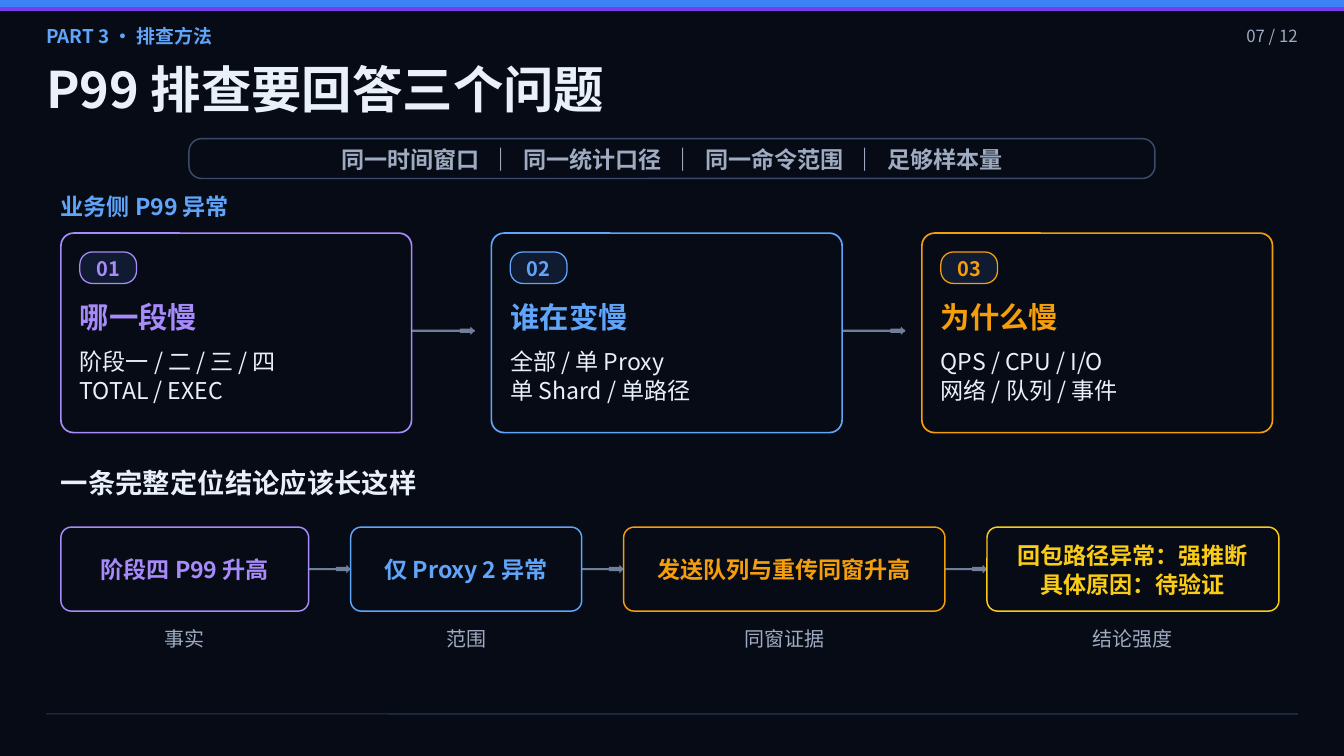
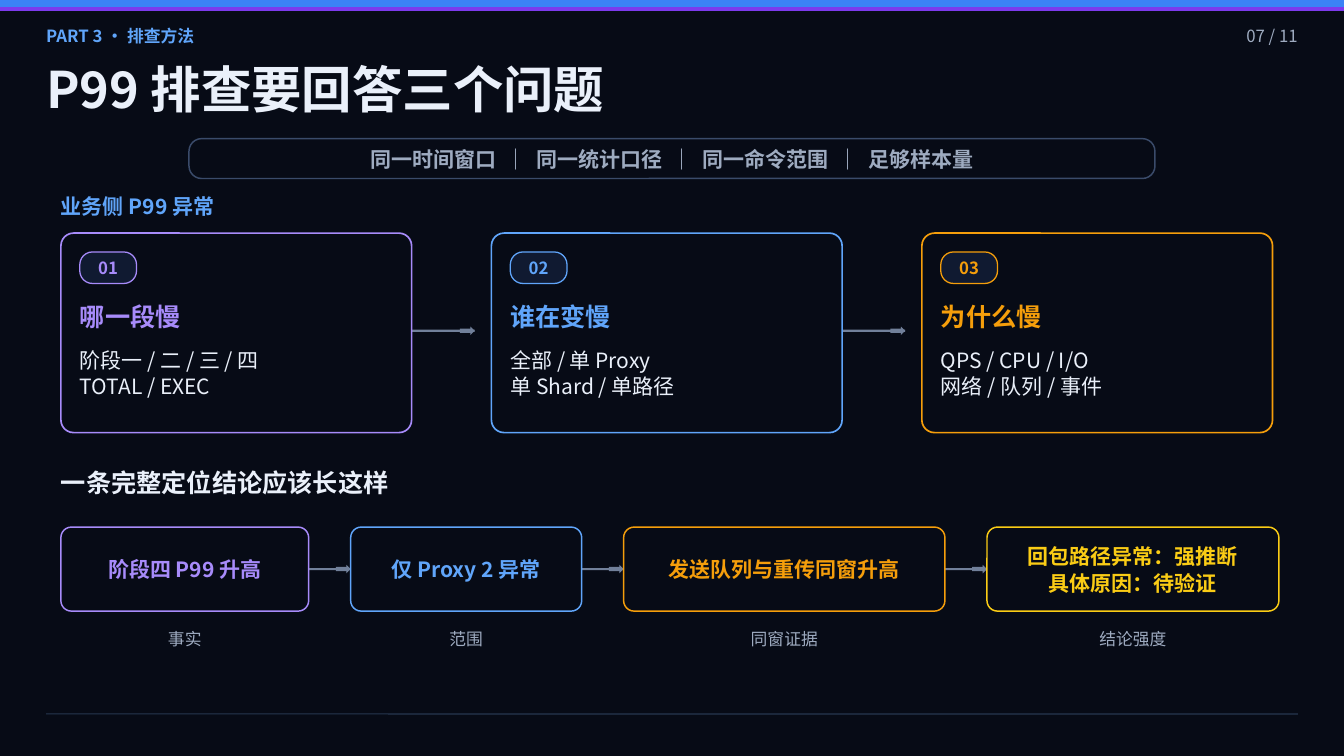
Before and after one commit to ly989264/PPTs, a slide deck: slide 7 of 01-redis_p99_sre_training_ppt_v5.pptx. Drawn at 1344x756 pixels with LibreOffice and Linux fonts; fonts in the diff are those of the drawing. Boxes give left, top, right and bottom in pixels: in the first picture for what was removed or moved away, otherwise in the second. Text is boxed around its words. In the diff, an @@ line names an element or a change of style, - is before the commit and + after.

```diff
--- a/01-redis_p99_sre_training_ppt_v5.pptx
+++ b/01-redis_p99_sre_training_ppt_v5.pptx
@@ text "PART 3 · 排查方法" at (x1=46, y1=27, x2=194, y2=44): size 13.5 to 12 pt @@
@@ text at (x1=1246, y1=29, x2=1298, y2=42): text changed @@
-07 / 12
+07 / 11
@@ size 21 to 18 pt in 3 elements at (x1=80, y1=304, x2=181, y2=329), (x1=510, y1=304, x2=611, y2=329), (x1=941, y1=304, x2=1042, y2=329) @@
@@ text "一条完整定位结论应该长这样" at (x1=61, y1=470, x2=389, y2=495): size 19.5 to 18 pt @@
@@ size 16.5 to 15 pt in 9 elements at (x1=190, y1=139, x2=1155, y2=179), (x1=80, y1=350, x2=259, y2=395), (x1=510, y1=350, x2=675, y2=396), (x1=941, y1=351, x2=1102, y2=396), (x1=61, y1=196, x2=214, y2=216), (x1=60, y1=527, x2=309, y2=611), (x1=351, y1=527, x2=582, y2=611), (x1=624, y1=527, x2=946, y2=611), (x1=987, y1=527, x2=1279, y2=611) @@
@@ size 14.2 to 12 pt in 7 elements at (x1=80, y1=252, x2=136, y2=283), (x1=510, y1=252, x2=567, y2=283), (x1=941, y1=252, x2=997, y2=283), (x1=168, y1=631, x2=202, y2=647), (x1=449, y1=631, x2=483, y2=647), (x1=751, y1=631, x2=818, y2=647), (x1=1099, y1=631, x2=1166, y2=647) @@
```
Also in this commit, not shown: 10 other slides changed, 1 slide removed, 1 other file.
